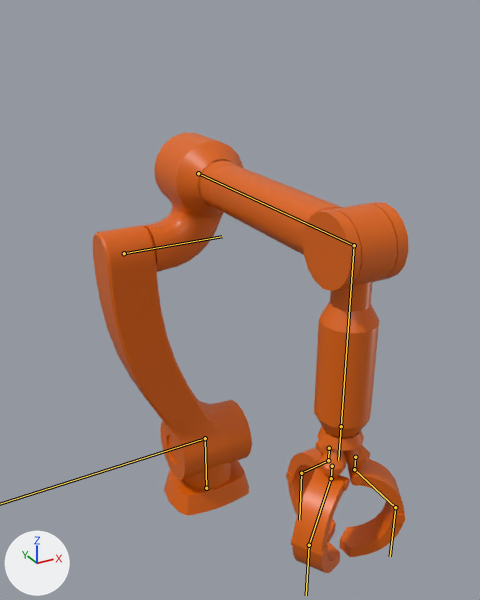
Two versions of the glTF model assets/environment/robotv01.gltf, one commit apart.
The view is the same before and after, from a 50 mm camera at (-2.87, -6.09, 5.53) aimed at (0.05, -0.77, 2.87). Every picture has the same lights, and +X, +Y and +Z are marked at lower left. The bones that bend it are drawn over the model as lines.

The first picture shows 'robot'.
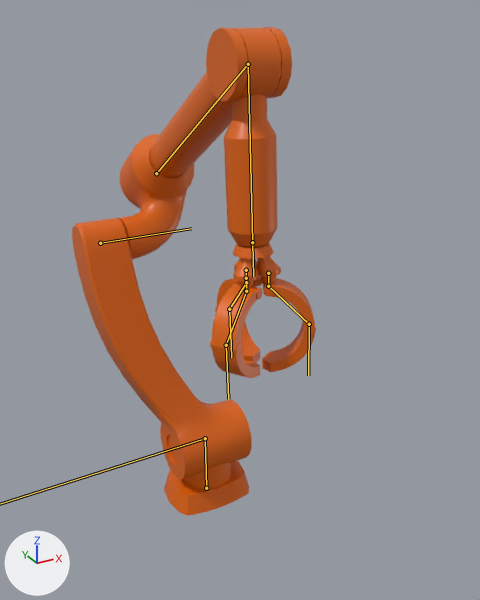
The newer file adds an action. The first version stands in its rest pose; the second is drawn at frame 25 of the action 'robotDeactivate'.

What the commit changed:
Bone 'armCurved' (bone_armcurved) turns from (0, 0, 0) to (0, 18, 0) degrees about its own x, y and z.
Bone 'shoulder' (bone_shoulder) turns from (0, 0, 0) to (0, -14, 0) degrees about its own x, y and z.
Bone 'armDangling' (bone_armdangling) turns from (0, 0, 0) to (28, 0, 0) degrees about its own x, y and z.

Location of each change, [x1, y1, x2, y2] in pixels of the pictures (480 x 600 px):
'robot', posed (23% narrower, 11% taller): before [93, 133, 409, 573]; after [72, 27, 316, 516]
bone 'shoulder', root to tip: before (124, 253) to (222, 236); after (100, 243) to (191, 228)
bone 'armDangling', root to tip: before (354, 245) to (341, 426); after (248, 64) to (252, 242)
